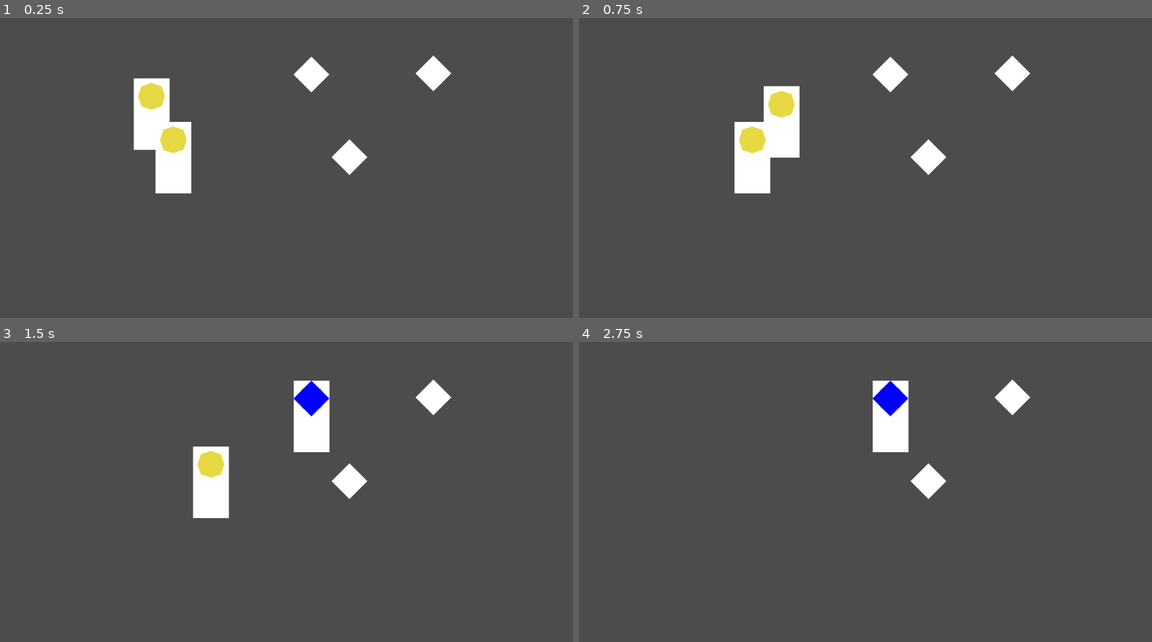
Above: before the commit, frames 1-4 (two rows, left to right).
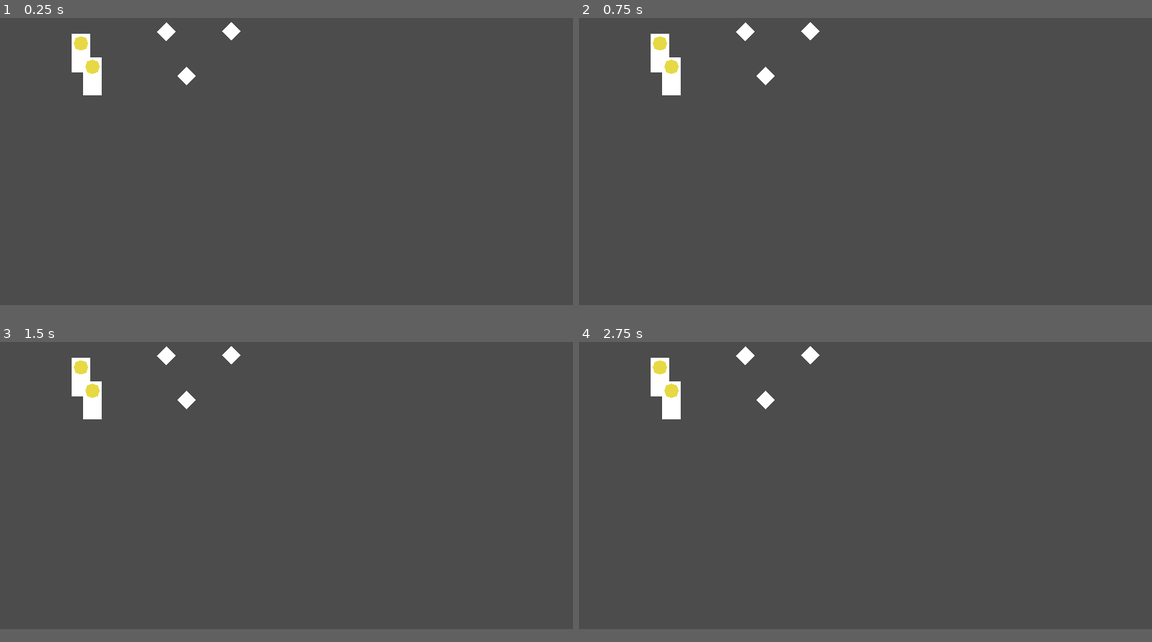
Above: after the commit, the same moments.

Repository: unSAME-Studio/ProjectOutlet
Game: Godot game, scene res://scenes/Main.tscn
The game is run twice, just before and just after one commit, with the same random seed, the same clock (stepped at 60 frames per second) and the same inputs.
Inputs (mouse positions are in pixels of both pictures, inside the frame that each line leads up to):
- Up to frame 1 (0.25 s): no input
- Up to frame 2 (0.75 s): tap Enter at 0.5 s; drag from (727, 114) to (922, 78) at 0.52 s
- Up to frame 3 (1.5 s): drag from (171, 483) to (315, 417) at 1.27 s
- Up to frame 4 (2.75 s): move the mouse to (922, 402) at 2.02 s; click (922, 402) at 2.1 s
In our replay, the window is 800x468 before the commit and 800x450 after it. These sizes can differ from the game's own. Grey fills any space a smaller window leaves; there, only what the larger window draws over its background counts as a difference.

The runs differ from the first frame. In frame 1, 5.0% of the frame differs, in the area x 12-79%, y 1-59%; in frame 2, 5.1%; in frame 3, 4.9%; in frame 4, 3.3%.

Commit message:
Window Expansion Update

Diff:
--- a/project.godot
+++ b/project.godot
@@ -18,6 +18,16 @@
 
 Global="*res://scripts/global.gd"
 
+[display]
+
+window/size/width=1920
+window/size/height=1080
+window/size/test_width=1280
+window/size/test_height=720
+window/dpi/allow_hidpi=true
+window/stretch/mode="2d"
+window/stretch/aspect="expand"
+
 [input]
 
 click={
